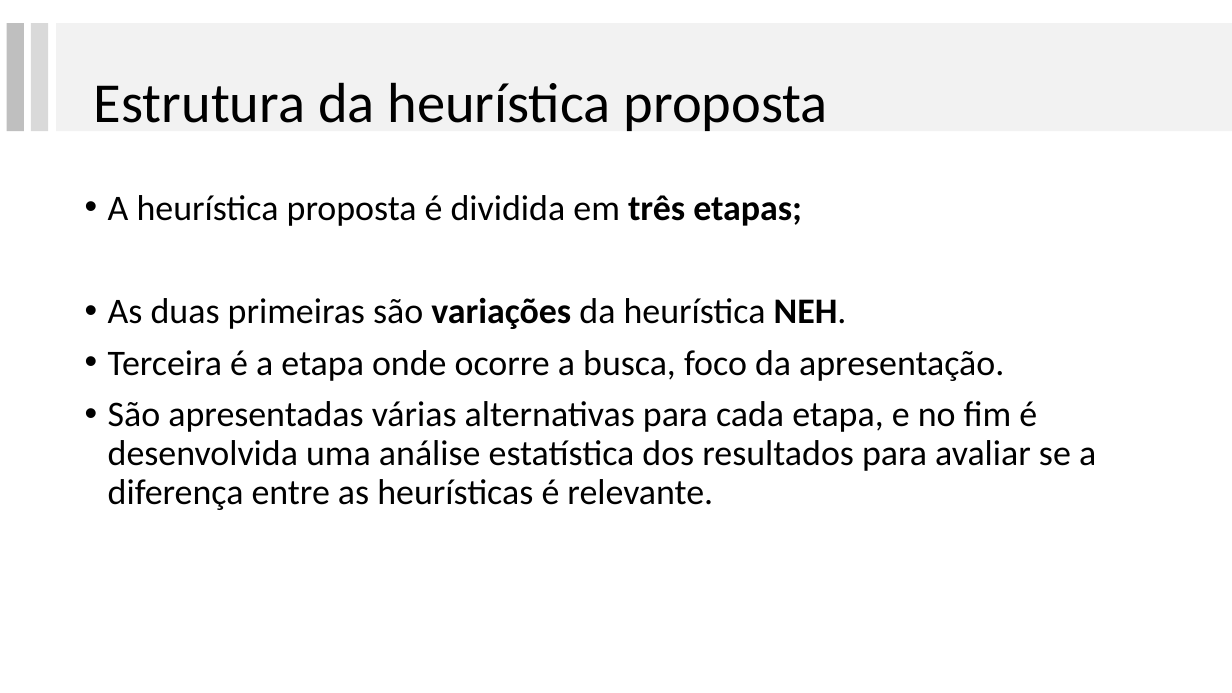
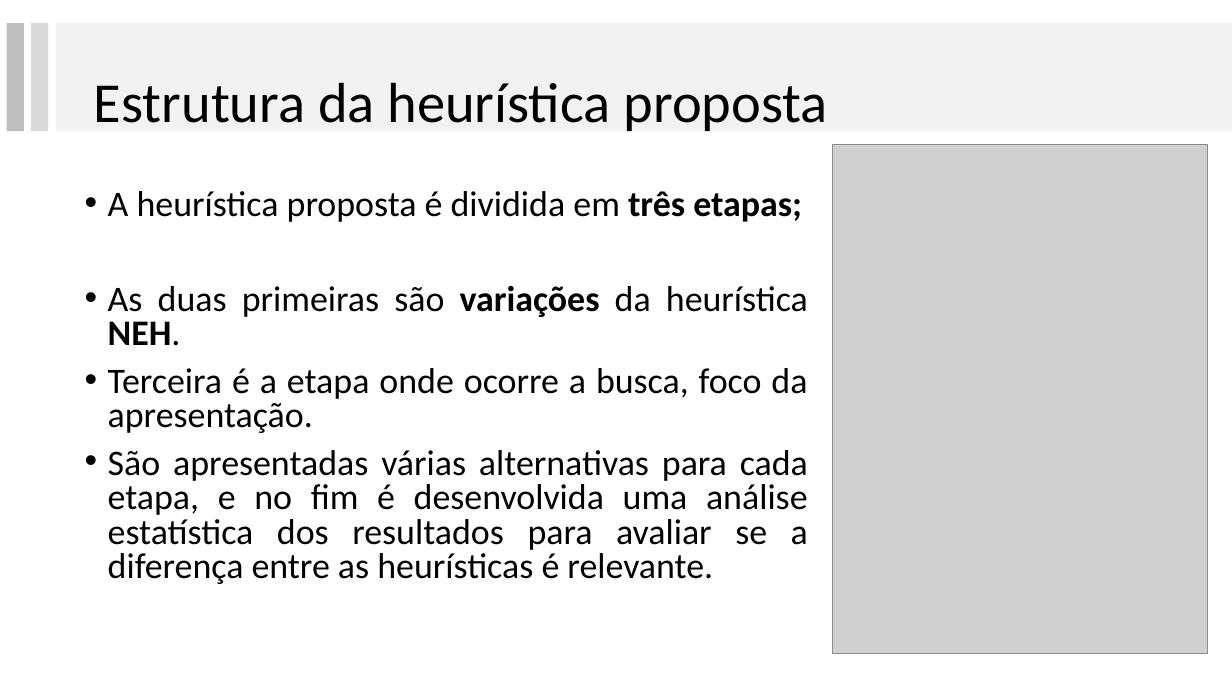
Before and after one commit to lpbiasoto/metaheuristicas, a slide deck: slide 3 of ApresentacaoRibas/apresentaçãoRibas_JHA.pptx. Drawn at 1232x693 pixels with LibreOffice and Linux fonts; fonts in the diff are those of the drawing; grey boxes stand for pictures. Boxes give left, top, right and bottom in pixels: in the first picture for what was removed or moved away, otherwise in the second. Text is boxed around its words. In the diff, an @@ line names an element or a change of style, - is before the commit and + after.

```diff
--- a/ApresentacaoRibas/apresentaçãoRibas_JHA.pptx
+++ b/ApresentacaoRibas/apresentaçãoRibas_JHA.pptx
@@ picture added at box(833, 145, 1208, 653) @@
@@ text "A heurística proposta é dividida ..." at box(108, 191, 808, 584): alignment left to justified; line spacing 0.9 to 0.8 @@
```
Also in this commit, not shown: 9 other slides changed, 25 slides added, 4 slides removed.
